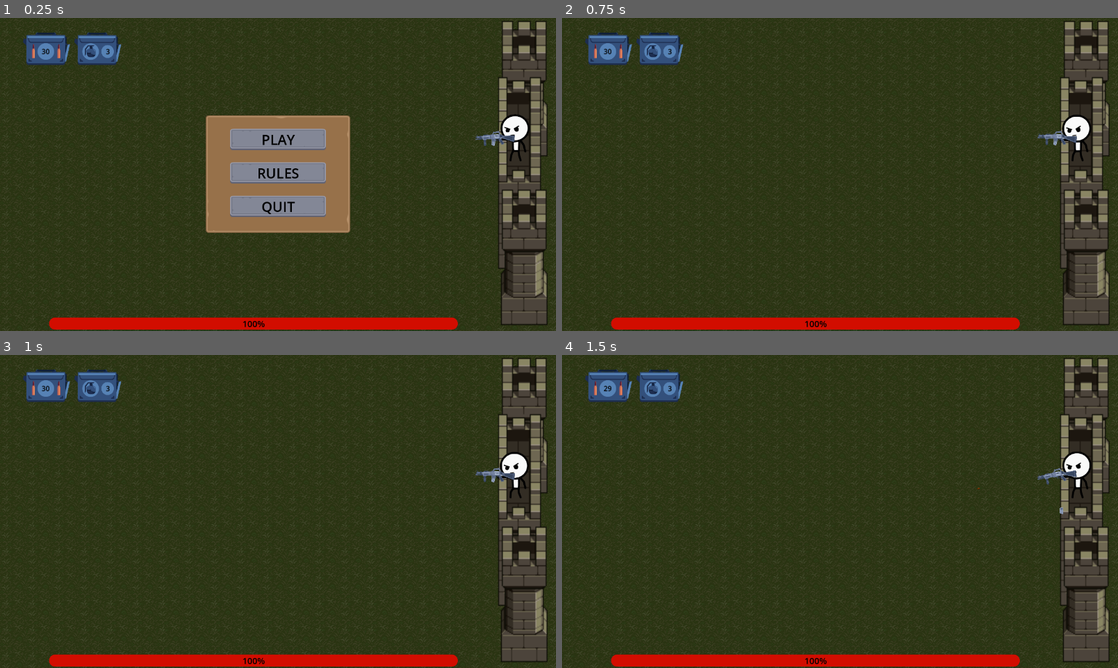
Above: before the commit, frames 1-4 (two rows, left to right).
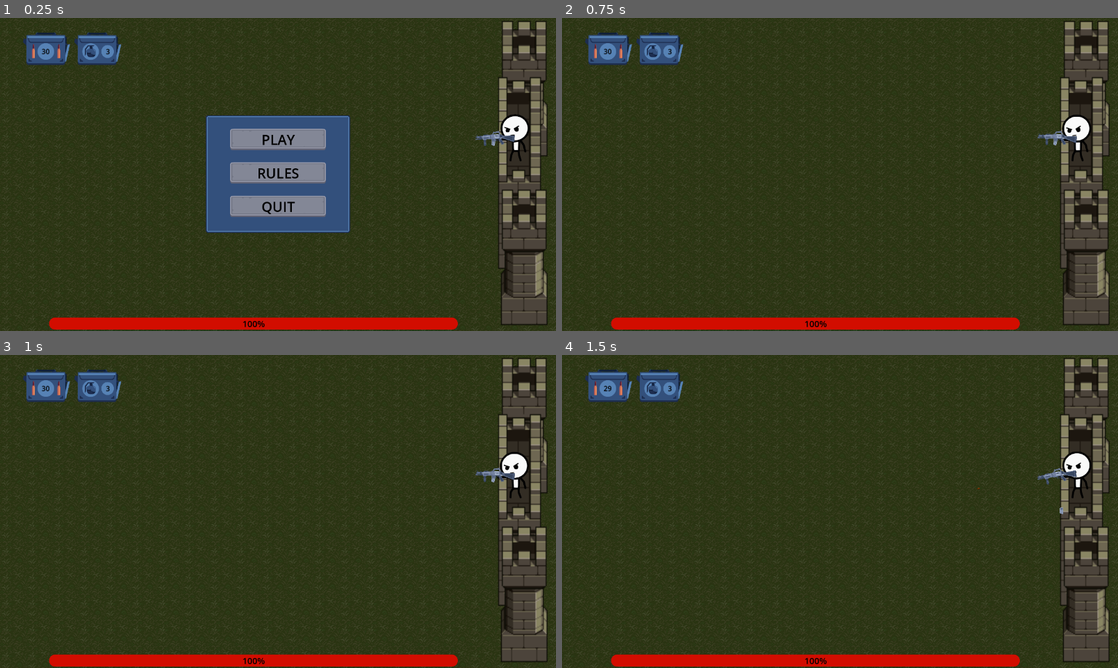
Above: after the commit, the same moments.

Repository: J-R2/stickman_fortress
Game: Godot game, scene res://scenes/main.tscn
Same seed, same stepped clock (60 frames per second), same inputs: the game is played once before the commit and once after it. The project has no main scene, so this scene is started directly.
Inputs (mouse positions are in pixels of both pictures, inside the frame that each line leads up to):
- Up to frame 1 (0.25 s): no input
- Up to frame 2 (0.75 s): click "PLAY" at 0.5 s
- Up to frame 3 (1 s): no input
- Up to frame 4 (1.5 s): tap Enter at 1.25 s; move the mouse to (962, 495) at 1.27 s; tap R at 1.35 s; click (962, 495) at 1.42 s

The runs differ from the first frame. In frame 1, 6.3% of the frame differs, in the area x 37-63%, y 31-69%; in frame 2, nothing differs; in frame 3, nothing differs; in frame 4, nothing differs.

Commit message:
added reload hint, changed menu color

Diff:
--- a/scenes/gun_scene/gun.tscn
+++ b/scenes/gun_scene/gun.tscn
@@ -3,6 +3,33 @@
 [ext_resource type="Script" path="res://scenes/gun_scene/gun.gd" id="1_inumd"]
 [ext_resource type="Texture2D" uid="uid://w2di1b0betsw" path="res://scenes/gun_scene/art/magazine2.png" id="2_t1iax"]
 [ext_resource type="Texture2D" uid="uid://c5lvp2hhsq082" path="res://scenes/gun_scene/art/assaultrifle_nomag.png" id="3_4tj1i"]
+
+[sub_resource type="Animation" id="Animation_skpik"]
+length = 0.001
+tracks/0/type = "value"
+tracks/0/imported = false
+tracks/0/enabled = true
+tracks/0/path = NodePath("MagazineSprite:position")
+tracks/0/interp = 1
+tracks/0/loop_wrap = true
+tracks/0/keys = {
+"times": PackedFloat32Array(0),
+"transitions": PackedFloat32Array(1),
+"update": 0,
+"values": [Vector2(14, 8)]
+}
+tracks/1/type = "value"
+tracks/1/imported = false
+tracks/1/enabled = true
+tracks/1/path = NodePath("MagazineSprite:rotation")
+tracks/1/interp = 1
+tracks/1/loop_wrap = true
+tracks/1/keys = {
+"times": PackedFloat32Array(0),
+"transitions": PackedFloat32Array(1),
+"update": 0,
+"values": [0.0]
+}
 
 [sub_resource type="Animation" id="Animation_rinkr"]
 resource_name = "reload"
@@ -45,33 +72,6 @@
 "values": [true, false, true]
 }
 
-[sub_resource type="Animation" id="Animation_skpik"]
-length = 0.001
-tracks/0/type = "value"
-tracks/0/imported = false
-tracks/0/enabled = true
-tracks/0/path = NodePath("MagazineSprite:position")
-tracks/0/interp = 1
-tracks/0/loop_wrap = true
-tracks/0/keys = {
-"times": PackedFloat32Array(0),
-"transitions": PackedFloat32Array(1),
-"update": 0,
-"values": [Vector2(14, 8)]
-}
-tracks/1/type = "value"
-tracks/1/imported = false
-tracks/1/enabled = true
-tracks/1/path = NodePath("MagazineSprite:rotation")
-tracks/1/interp = 1
-tracks/1/loop_wrap = true
-tracks/1/keys = {
-"times": PackedFloat32Array(0),
-"transitions": PackedFloat32Array(1),
-"update": 0,
-"values": [0.0]
-}
-
 [sub_resource type="AnimationLibrary" id="AnimationLibrary_vsu4e"]
 _data = {
 "RESET": SubResource("Animation_skpik"),
--- a/scenes/hud_scene/hud.gd
+++ b/scenes/hud_scene/hud.gd
@@ -4,9 +4,14 @@
 @onready var ammo_label: Label = $AmmoBox/AmmoLabel
 @onready var grenade_label: Label = $GrenadeBox/GrenadeLabel
 
+
 func _ready() -> void:
 	get_tree().get_first_node_in_group("player").ammunition_counter.connect(_update_ammo_counters)
 
+
+func _process(delta: float) -> void:
+	if ammo_label.text == "0":
+		ammo_label.text = "R"
 
 
 func _update_ammo_counters(ammo:int, grenades:int) -> void:
--- a/scenes/main_menu_scene/main_menu.tscn
+++ b/scenes/main_menu_scene/main_menu.tscn
@@ -1,7 +1,7 @@
 [gd_scene load_steps=6 format=3 uid="uid://70ggjbkmmbl2"]
 
 [ext_resource type="Script" path="res://scenes/main_menu_scene/main_menu.gd" id="1_nvi6m"]
-[ext_resource type="Texture2D" uid="uid://c5its3v7gueqp" path="res://scenes/main_menu_scene/assets/panel_brown.png" id="2_dvm1s"]
+[ext_resource type="Texture2D" uid="uid://c5its3v7gueqp" path="res://scenes/main_menu_scene/assets/panel_blue.png" id="2_dvm1s"]
 [ext_resource type="Texture2D" uid="uid://cdfgmxa7tyki0" path="res://scenes/main_menu_scene/assets/buttonLong_blue.png" id="3_fvsgc"]
 [ext_resource type="Texture2D" uid="uid://40fohua4x85j" path="res://scenes/main_menu_scene/assets/buttonLong_blue_pressed.png" id="4_vgvt2"]
 [ext_resource type="AudioStream" uid="uid://dri1naqsyvet1" path="res://scenes/main_menu_scene/assets/menu_selection_click.wav" id="5_c8oap"]
@@ -16,6 +16,7 @@
 script = ExtResource("1_nvi6m")
 
 [node name="Background" type="NinePatchRect" parent="."]
+texture_filter = 1
 layout_mode = 1
 anchors_preset = 8
 anchor_left = 0.5
@@ -29,10 +30,10 @@
 grow_horizontal = 2
 grow_vertical = 2
 texture = ExtResource("2_dvm1s")
-patch_margin_left = 20
-patch_margin_top = 10
-patch_margin_right = 20
-patch_margin_bottom = 10
+patch_margin_left = 6
+patch_margin_top = 6
+patch_margin_right = 6
+patch_margin_bottom = 6
 
 [node name="ButtonVBoxContainer" type="VBoxContainer" parent="Background"]
 visible = false
@@ -133,7 +134,6 @@
 text = "QUIT"
 
 [node name="RulesVBoxContainer" type="VBoxContainer" parent="Background"]
-visible = false
 layout_mode = 1
 anchors_preset = 15
 anchor_right = 1.0
@@ -148,12 +148,15 @@
 [node name="RichTextLabel" type="RichTextLabel" parent="Background/RulesVBoxContainer"]
 layout_mode = 2
 size_flags_vertical = 3
+theme_override_colors/default_color = Color(0, 0, 0, 1)
 bbcode_enabled = true
-text = "[center]RULES
-
+text = "[center]RULES[/center]
+
+[ul]
 Use the left mouse button to shoot.
-
+Reload with \"R\"
 Use the right mouse button to throw grenades.
+[/ul]
 
 Don't let the enemies overrun the fort."
 
@@ -184,6 +187,7 @@
 text = "Return"
 
 [node name="GameOverVBoxContainer" type="VBoxContainer" parent="Background"]
+visible = false
 layout_mode = 1
 anchors_preset = 15
 anchor_right = 1.0
Binary file added: scenes/main_menu_scene/assets/panel_blue.png
Not shown, changed: scenes/main_menu_scene/assets/panel_blue.png.import
Binary file removed: scenes/main_menu_scene/assets/panel_brown.png
